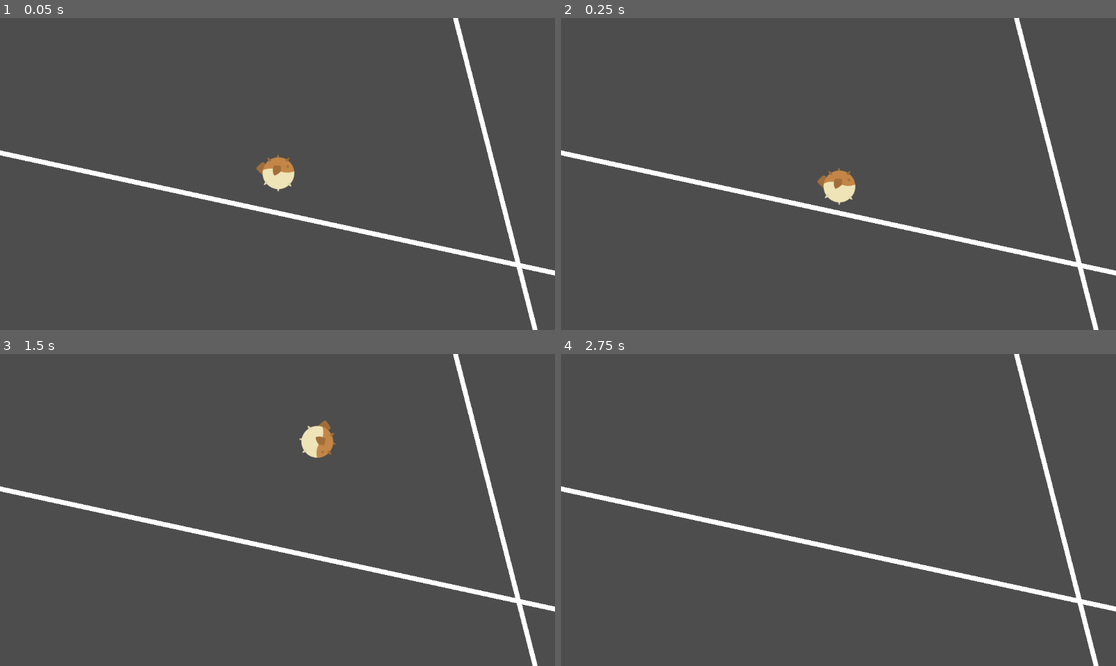
Above: before the commit, frames 1-4 (two rows, left to right).
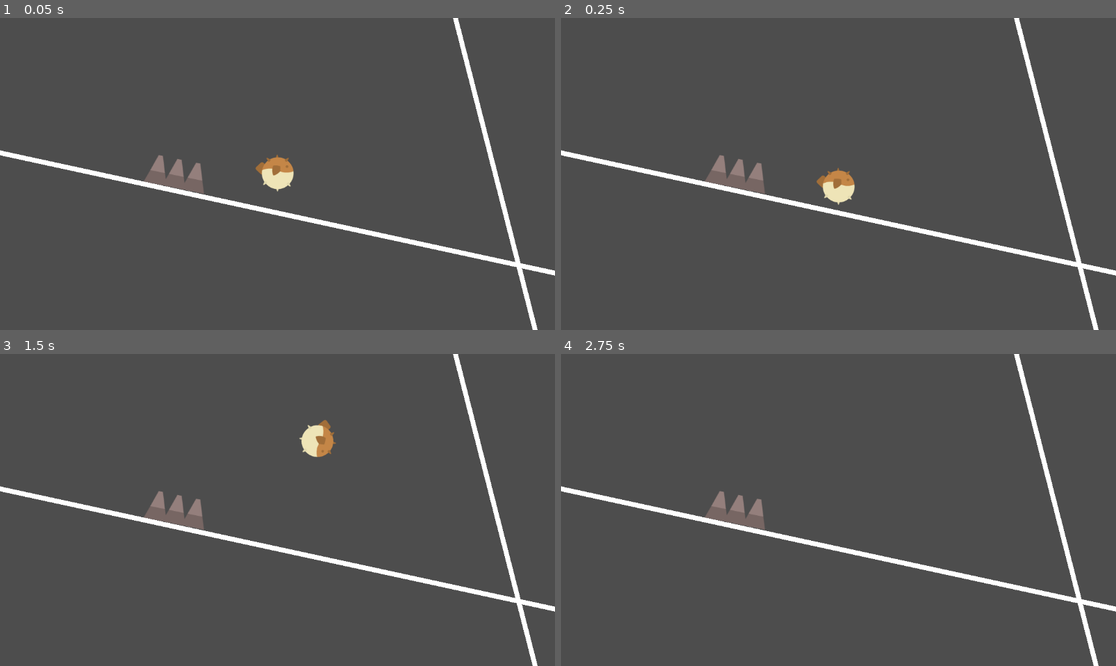
Above: after the commit, the same moments.

Repository: JWizards/GMTK_2024
Game: Godot game, scene res://scenes/game.tscn
Same seed, same stepped clock (60 frames per second), same inputs: the game is played once before the commit and once after it.
Inputs:
- Up to frame 1 (0.05 s): no input
- Up to frame 2 (0.25 s): no input
- Up to frame 3 (1.5 s): hold Space (jump) 0.53-1.28 s; tap Space (jump) at 1.35 s
- Up to frame 4 (2.75 s): tap Space (jump) at 1.52, 1.82 s; hold Space (jump) from 2.03 s (still down)

The runs differ from the first frame. In frame 1, 0.8% of the frame differs, in the area x 25-54%, y 43-57%; in frame 2, 0.8%; in frame 3, 0.8%, in the area x 25-61%, y 21-57%; in frame 4, 0.7%.

Commit message:
Add Spikes

Diff:
--- a/scenes/game.tscn
+++ b/scenes/game.tscn
@@ -1,6 +1,7 @@
-[gd_scene load_steps=4 format=3 uid="uid://bft4dl5ayjcep"]
+[gd_scene load_steps=5 format=3 uid="uid://bft4dl5ayjcep"]
 
 [ext_resource type="PackedScene" uid="uid://bg8l080p3dvvb" path="res://scenes/player.tscn" id="1_r30et"]
+[ext_resource type="PackedScene" uid="uid://bjychvf10ps6r" path="res://scenes/spikes.tscn" id="2_3jpav"]
 
 [sub_resource type="WorldBoundaryShape2D" id="WorldBoundaryShape2D_c7ejw"]
 normal = Vector2(-0.973225, 0.229856)
@@ -36,3 +37,7 @@
 points = PackedVector2Array(0, 0, 1800, 0)
 
 [node name="Player" parent="." instance=ExtResource("1_r30et")]
+
+[node name="Spikes" parent="." instance=ExtResource("2_3jpav")]
+position = Vector2(-209, -1.99998)
+rotation = 0.201188
--- /dev/null
+++ b/scenes/killzone.tscn
@@ -0,0 +1,14 @@
+[gd_scene load_steps=2 format=3 uid="uid://drgdnkn6bxijb"]
+
+[ext_resource type="Script" path="res://scripts/killzone.gd" id="1_5fj0y"]
+
+[node name="Killzone" type="Area2D"]
+collision_mask = 2
+script = ExtResource("1_5fj0y")
+
+[node name="Timer" type="Timer" parent="."]
+wait_time = 1.6
+one_shot = true
+
+[connection signal="body_entered" from="." to="." method="_on_body_entered"]
+[connection signal="timeout" from="Timer" to="." method="_on_timer_timeout"]
--- a/scenes/player.tscn
+++ b/scenes/player.tscn
@@ -1,11 +1,11 @@
-[gd_scene load_steps=9 format=3 uid="uid://bg8l080p3dvvb"]
+[gd_scene load_steps=10 format=3 uid="uid://bg8l080p3dvvb"]
 
 [ext_resource type="Script" path="res://scripts/player.gd" id="1_b017k"]
 [ext_resource type="Texture2D" uid="uid://b3oafp4mos657" path="res://assets/fishTilesheet@2.png" id="1_kkcwp"]
 
 [sub_resource type="AtlasTexture" id="AtlasTexture_hodkl"]
 atlas = ExtResource("1_kkcwp")
-region = Rect2(1288, 648, 248, 120)
+region = Rect2(1168, 648, 368, 120)
 
 [sub_resource type="CircleShape2D" id="CircleShape2D_qx7ah"]
 radius = 43.0116
@@ -22,7 +22,7 @@
 "times": PackedFloat32Array(0),
 "transitions": PackedFloat32Array(1),
 "update": 1,
-"values": [0]
+"values": [1]
 }
 
 [sub_resource type="Animation" id="Animation_y8y87"]
@@ -37,7 +37,7 @@
 "times": PackedFloat32Array(0, 0.0666667, 0.233333, 0.3),
 "transitions": PackedFloat32Array(1, 1, 1, 1),
 "update": 1,
-"values": [0, 1, 0, 1]
+"values": [1, 2, 1, 2]
 }
 
 [sub_resource type="Animation" id="Animation_quq0c"]
@@ -52,23 +52,42 @@
 "times": PackedFloat32Array(0, 0.0333333, 0.1, 0.3),
 "transitions": PackedFloat32Array(1, 1, 1, 1),
 "update": 1,
-"values": [1, 0, 1, 0]
+"values": [2, 1, 2, 1]
+}
+
+[sub_resource type="Animation" id="Animation_3yeik"]
+resource_name = "die"
+tracks/0/type = "value"
+tracks/0/imported = false
+tracks/0/enabled = true
+tracks/0/path = NodePath("Sprite2D:frame")
+tracks/0/interp = 1
+tracks/0/loop_wrap = true
+tracks/0/keys = {
+"times": PackedFloat32Array(0, 0.0333333, 0.0666667, 0.1, 0.133333, 0.166667),
+"transitions": PackedFloat32Array(1, 1, 1, 1, 1, 1),
+"update": 1,
+"values": [2, 1, 2, 1, 2, 0]
 }
 
 [sub_resource type="AnimationLibrary" id="AnimationLibrary_xqws4"]
 _data = {
 "RESET": SubResource("Animation_phfbs"),
 "big": SubResource("Animation_y8y87"),
+"die": SubResource("Animation_3yeik"),
 "small": SubResource("Animation_quq0c")
 }
 
 [node name="Player" type="RigidBody2D"]
+z_index = 5
+collision_layer = 3
 script = ExtResource("1_b017k")
 
 [node name="Sprite2D" type="Sprite2D" parent="."]
 scale = Vector2(0.75, 0.75)
 texture = SubResource("AtlasTexture_hodkl")
-hframes = 2
+hframes = 3
+frame = 1
 
 [node name="CollisionShape2D" type="CollisionShape2D" parent="."]
 position = Vector2(3, -3)
--- /dev/null
+++ b/scenes/spikes.tscn
@@ -0,0 +1,28 @@
+[gd_scene load_steps=4 format=3 uid="uid://bjychvf10ps6r"]
+
+[ext_resource type="Texture2D" uid="uid://bs2yy64tpt387" path="res://assets/tilesheet_complete_2X.png" id="1_k4bec"]
+[ext_resource type="PackedScene" uid="uid://drgdnkn6bxijb" path="res://scenes/killzone.tscn" id="2_donal"]
+
+[sub_resource type="RectangleShape2D" id="RectangleShape2D_sixjr"]
+size = Vector2(103.063, 30.365)
+
+[node name="StaticBody2D" type="StaticBody2D"]
+
+[node name="Sprite2D" type="Sprite2D" parent="."]
+texture = ExtResource("1_k4bec")
+region_enabled = true
+region_rect = Rect2(1664, 1218, 128, 62)
+
+[node name="CollisionShape2D" type="CollisionShape2D" parent="."]
+position = Vector2(0, 13)
+scale = Vector2(1.04, 1.2)
+shape = SubResource("RectangleShape2D_sixjr")
+
+[node name="Killzone" parent="." instance=ExtResource("2_donal")]
+position = Vector2(-80, -1)
+
+[node name="CollisionShape2D" type="CollisionShape2D" parent="Killzone"]
+position = Vector2(80, 7)
+rotation = -3.14159
+scale = Vector2(0.923251, -1.67516)
+shape = SubResource("RectangleShape2D_sixjr")
--- /dev/null
+++ b/scripts/killzone.gd
@@ -0,0 +1,16 @@
+extends Area2D
+
+@onready var timer: Timer = $Timer
+
+func _on_body_entered(body: Node2D) -> void:
+	print_debug("You died!")
+	body.get_node("AnimationPlayer").play("die")
+	Engine.time_scale = 0.5
+	timer.start()
+
+
+
+
+func _on_timer_timeout() -> void:
+	Engine.time_scale = 1.0
+	get_tree().reload_current_scene()
--- a/scripts/player.gd
+++ b/scripts/player.gd
@@ -15,7 +15,6 @@
 func _physics_process(delta: float) -> void:
 	# Handle jump.
 	if Input.is_action_pressed("jump"):
-		print_debug("Test!")
 		if not flag:
 			apply_central_impulse(Vector2(0,-600))
 			sprite_2d.apply_scale(Vector2(inflation_ratio,inflation_ratio))
